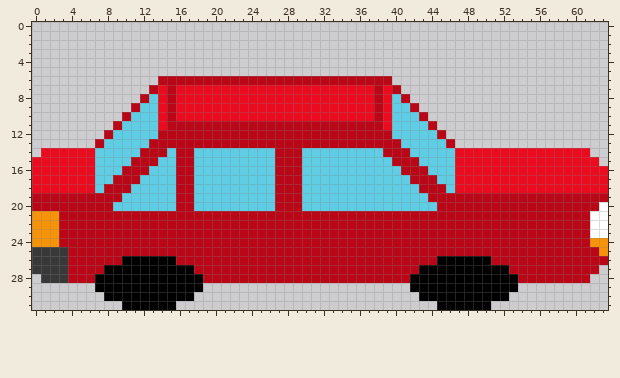
Pixel-art file -- assets/Tiles/car_red.aseprite. Above: the version before the commit.
64x32 pixels, 1 frame.
After the commit:
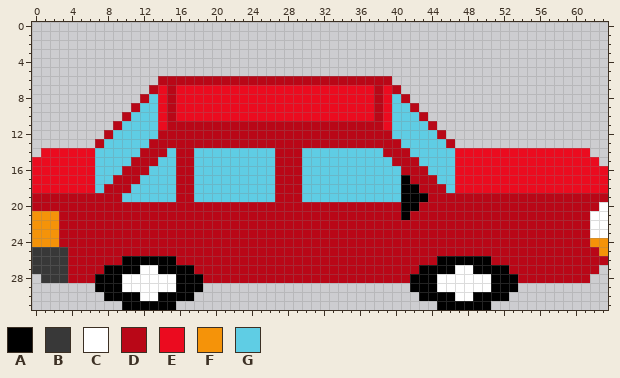
Palette (. is transparent): A #000000  B #383838  C #ffffff  D #b90717  E #eb0b1f  F #f59309  G #5fcde4
Changes in this commit:
The author changed colour D to colour A in row 21 at x 41.
The author changed colour G to colour A in row 17 at x 41; in row 18 at x 41 to 42; in row 19 at x 41 to 43; in row 20 at x 41 to 42.
The author changed colour A to colour C in row 27 at x 12 to 13 and 47 to 48; in rows 28 to 29 at x 10 to 15 and 45 to 50; in row 30 at x 12 to 13 and 47 to 48.
The author changed colour G to colour D in row 20 at x 9 to 15, 18 to 26, 30 to 40 and 43 to 44.
Pixel boxes of the changes (left, top, right, bottom) in both pictures:
changed: (302, 175, 437, 220)
changed: (113, 202, 275, 211)
changed: (122, 265, 176, 301)
changed: (437, 265, 491, 301)
